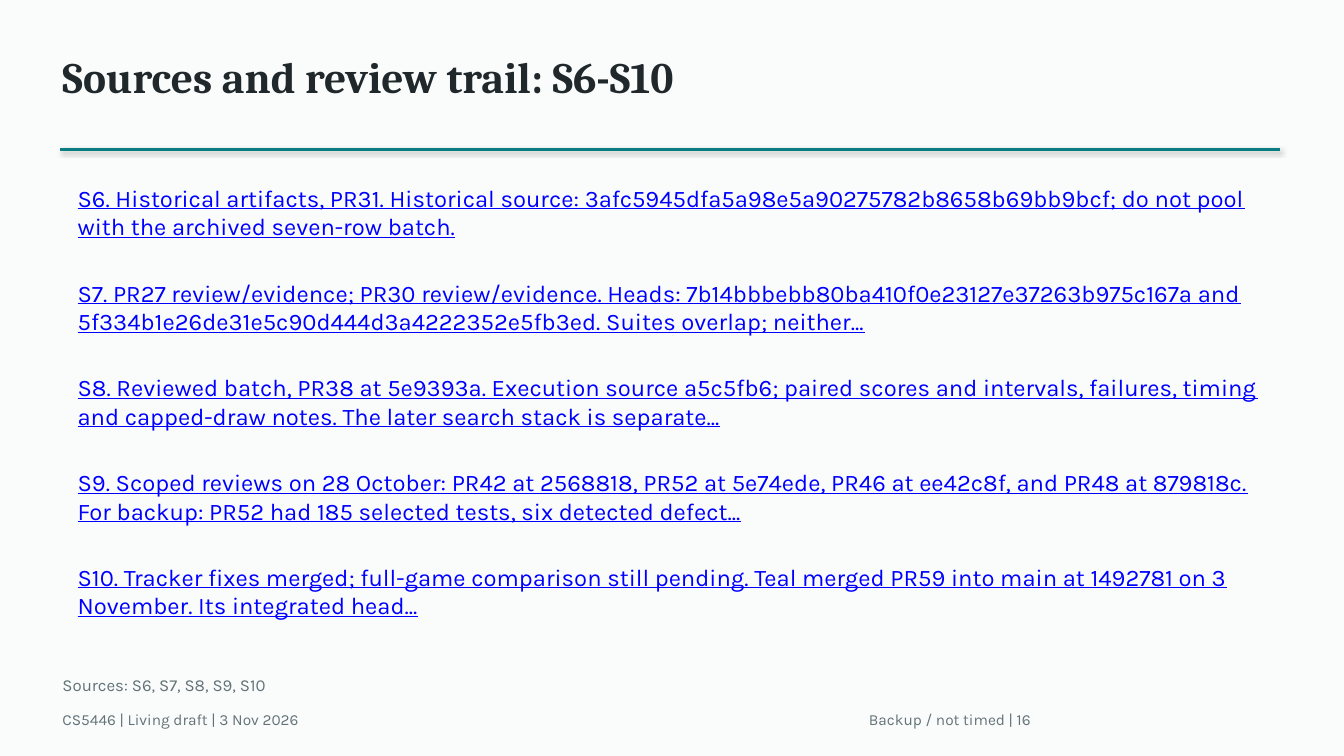
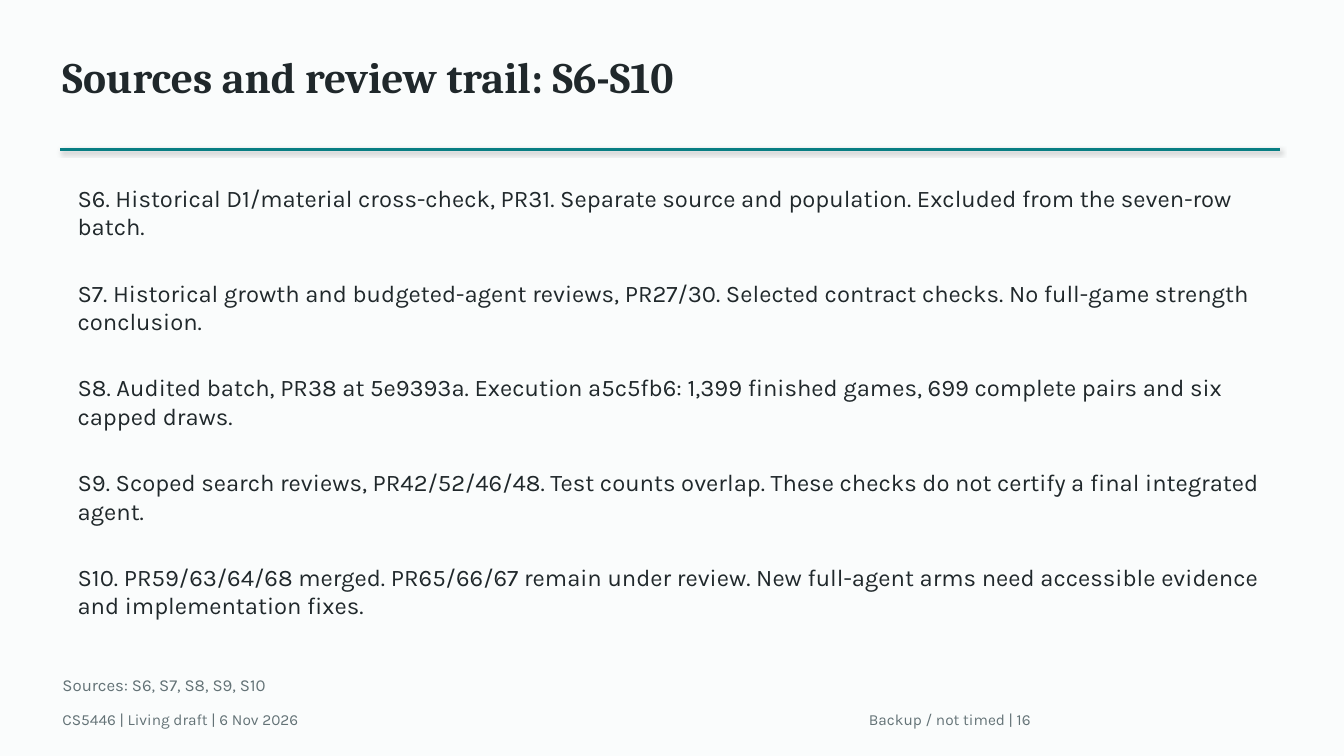
Before and after one commit to Mr-Teal/CS5446_project, a slide deck: slide 16 of docs/drafts/presentation-draft.pptx. Drawn at 1344x756 pixels with LibreOffice and Linux fonts; fonts in the diff are those of the drawing. Boxes give left, top, right and bottom in pixels: in the first picture for what was removed or moved away, otherwise in the second. Text is boxed around its words. In the diff, an @@ line names an element or a change of style, - is before the commit and + after.

Commit message:
docs: refresh presentation narrative and evidence status
Clarify the opening, search explanation and conclusion. Distinguish the archived one-ply evaluator batch from author-reported full-agent arms and the pending learned-leaf full-search comparison. Refresh merged/open integration status as checked on 6 November.

Synchronize the editable deck, PDF preview and Markdown/Word plan. Preserve 12 core slides plus four backups, result values and slide geometry. Correct chart axis identifiers and align its numeric cache with the unchanged embedded workbook.

Validation: rendered slide and Word-page review, 16-slide structure, native chart/workbook references, package/layout checks and unchanged result-slide text. No new training, matches, rehearsal or Q&A preparation. Report artifacts remain unchanged and PR33 remains a draft.

Prepared with Codex assistance under Bryan's direction.

```diff
--- a/docs/drafts/presentation-draft.pptx
+++ b/docs/drafts/presentation-draft.pptx
@@ text at [78, 189, 1232, 236]: text changed; text colour #0000FF to #20282B @@
-S6. Historical artifacts, PR31. Historical source: 3afc5945dfa5a98e5a90275782b8658b69bb9bcf; do not pool with the archived seven-row batch.
+S6. Historical D1/material cross-check, PR31. Separate source and population. Excluded from the seven-row batch.
@@ text at [78, 284, 1248, 331]: text changed; text colour #0000FF to #20282B @@
-S7. PR27 review/evidence; PR30 review/evidence. Heads: 7b14bbbebb80ba410f0e23127e37263b975c167a and 5f334b1e26de31e5c90d444d3a4222352e5fb3ed. Suites overlap; neither...
+S7. Historical growth and budgeted-agent reviews, PR27/30. Selected contract checks. No full-game strength conclusion.
@@ text at [78, 379, 1222, 431]: text changed; text colour #0000FF to #20282B @@
-S8. Reviewed batch, PR38 at 5e9393a. Execution source a5c5fb6; paired scores and intervals, failures, timing and capped-draw notes. The later search stack is separate...
+S8. Audited batch, PR38 at 5e9393a. Execution a5c5fb6: 1,399 finished games, 699 complete pairs and six capped draws.
@@ text at [78, 473, 1258, 526]: text changed; text colour #0000FF to #20282B @@
-S9. Scoped reviews on 28 October: PR42 at 2568818, PR52 at 5e74ede, PR46 at ee42c8f, and PR48 at 879818c. For backup: PR52 had 185 selected tests, six detected defect...
+S9. Scoped search reviews, PR42/52/46/48. Test counts overlap. These checks do not certify a final integrated agent.
@@ text at [78, 568, 1258, 620]: text changed; text colour #0000FF to #20282B @@
-S10. Tracker fixes merged; full-game comparison still pending. Teal merged PR59 into main at 1492781 on 3 November. Its integrated head...
+S10. PR59/63/64/68 merged. PR65/66/67 remain under review. New full-agent arms need accessible evidence and implementation fixes.
@@ text at [62, 714, 298, 729]: text changed @@
-CS5446 | Living draft | 3 Nov 2026
+CS5446 | Living draft | 6 Nov 2026
```
Also in this commit, not shown: 15 other slides changed, 3 other files.
